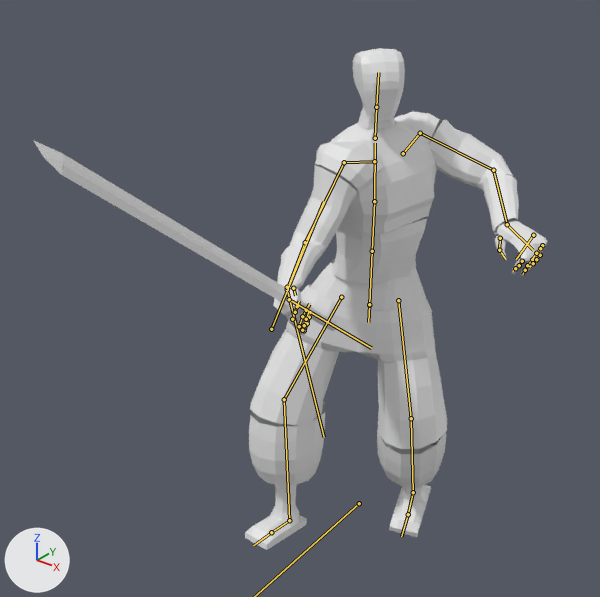
One commit to the FBX model Assets/Models/Yamishin/Yamishin.fbx: the scene before it, then after it.
Before and after are seen from a camera (50 mm lens) standing at (1.5, -2.94, 2.25) and looking at (0.04, -1.11, 1.11). The lights are fixed; the arrows at lower left show +X, +Y and +Z. Both versions are drawn at frame 32 of the action 'Armature|Yamishin|Attack2'; the numbers are the values there. The bones that bend it are drawn over the model as lines.

The first picture shows 'Proxy'.
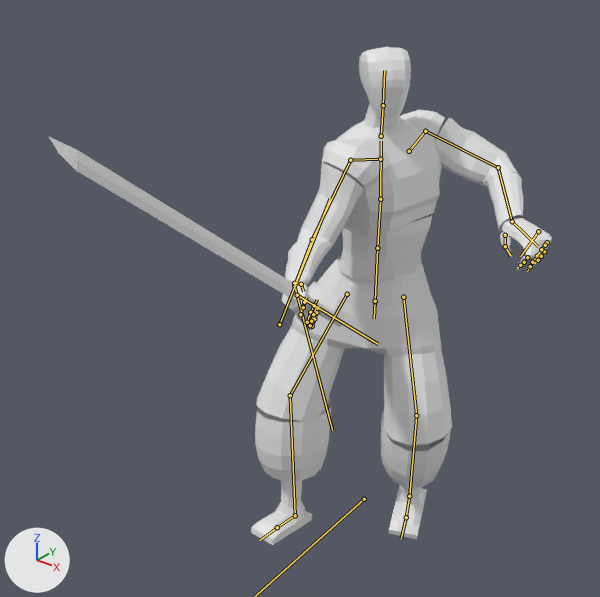
The edits, one by one:
Bone 'Root' (bone_root) moves from (0.0, 0.8, 0.0) to (0.0, 0.765, 0.0).
Bone 'Leg.L' (bone_leg_l) turns from (-18, 14, -11) to (-21, 8, -10) degrees about its own x, y and z.
Bone 'LowerLeg.L' (bone_lowerleg_l) turns from (28, -3, 11) to (30, -3, 12) degrees about its own x, y and z.

Changed parts and their boxes [x1, y1, x2, y2] in the pictures (600 x 597 px):
'Proxy', posed: before [33, 48, 547, 550]; after [48, 47, 552, 545]
bone 'Leg.L', root to tip: before (398, 300) to (411, 418); after (403, 297) to (416, 415)
bone 'LowerLeg.L', root to tip: before (411, 418) to (413, 492); after (416, 415) to (409, 496)
